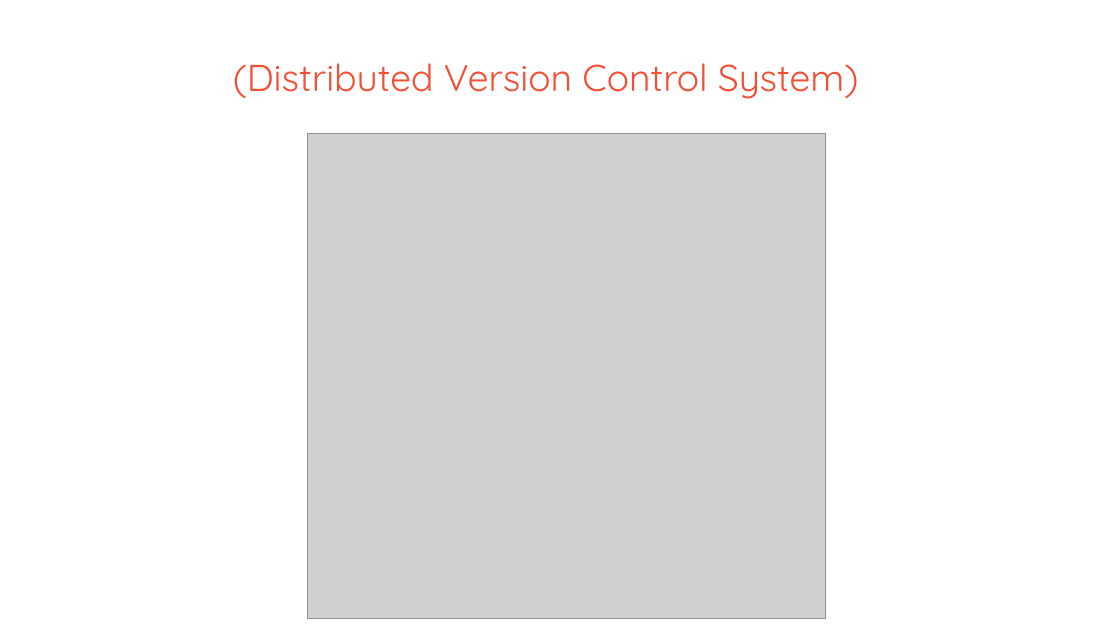
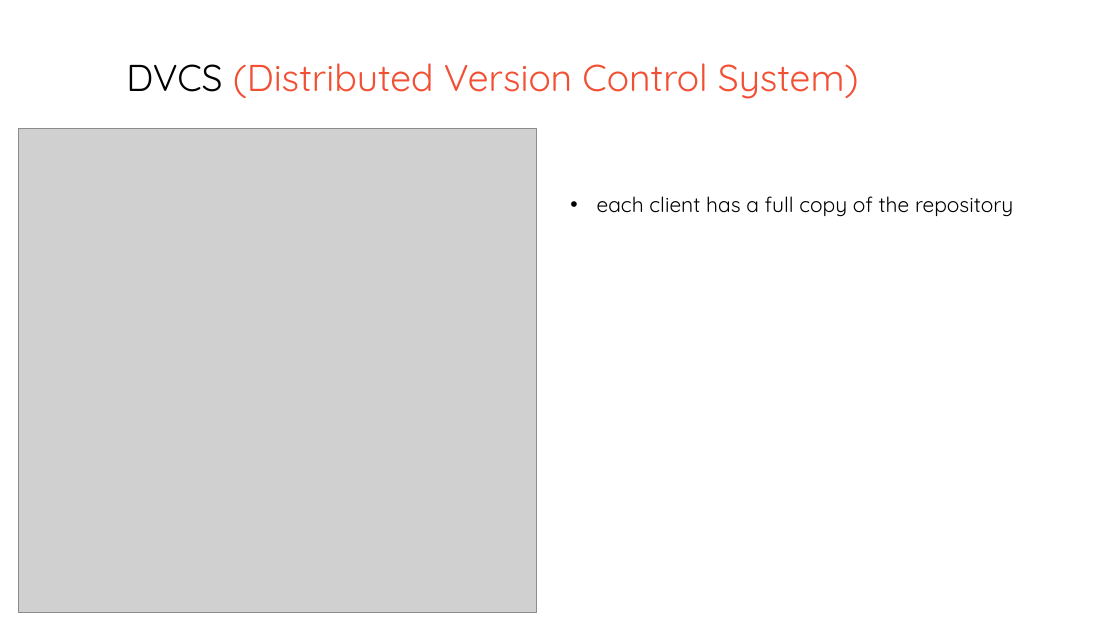
Before and after one commit to bogdanbujdea/git102, a slide deck: slide 11 of Course 1.pptx. Drawn at 1120x630 pixels with LibreOffice and Linux fonts; fonts in the diff are those of the drawing; grey boxes stand for pictures. Boxes give left, top, right and bottom in pixels: in the first picture for what was removed or moved away, otherwise in the second. Text is boxed around its words. In the diff, an @@ line names an element or a change of style, - is before the commit and + after.

```diff
--- a/Course 1.pptx
+++ b/Course 1.pptx
@@ text "DVCS (Distributed Version Control System)" at box(126, 63, 859, 99): text colour #FFFFFF to #000000 in "DVCS" @@
@@ picture: place and size @@
-picture at box(308, 134, 826, 618)
+picture at box(18, 129, 536, 613)
@@ text added at box(597, 196, 1013, 217), 18 pt, text #000000 @@
+• each client has a full copy of the repository
```
Also in this commit, not shown: 6 other slides changed, 1 slide added.
